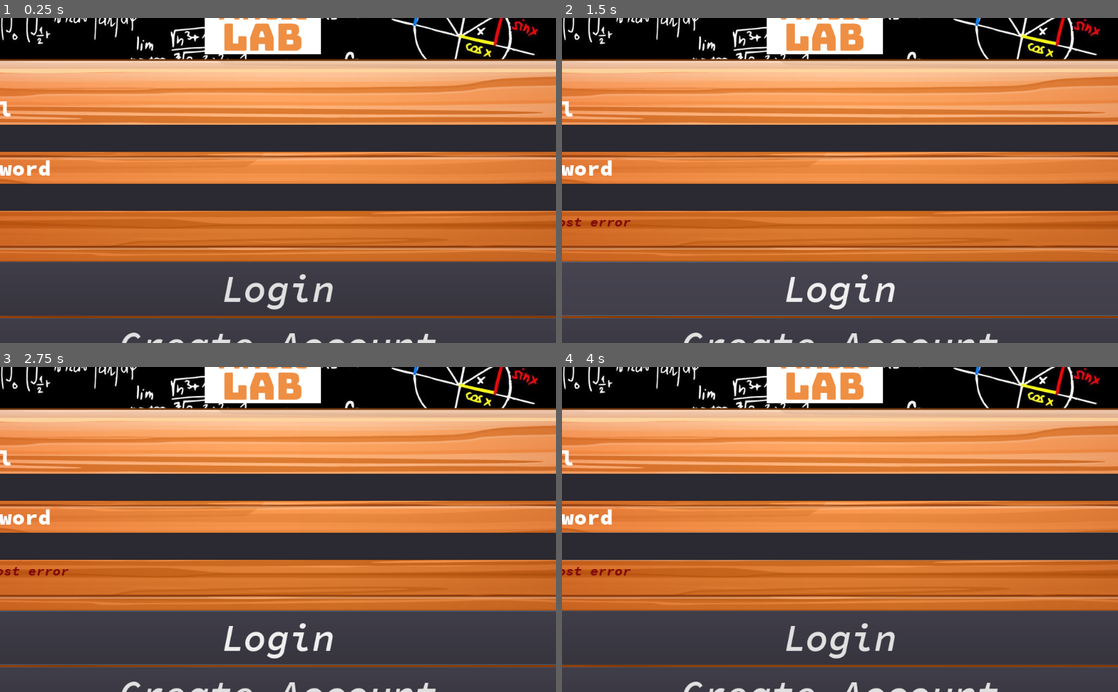
Above: before the commit, frames 1-4 (two rows, left to right).
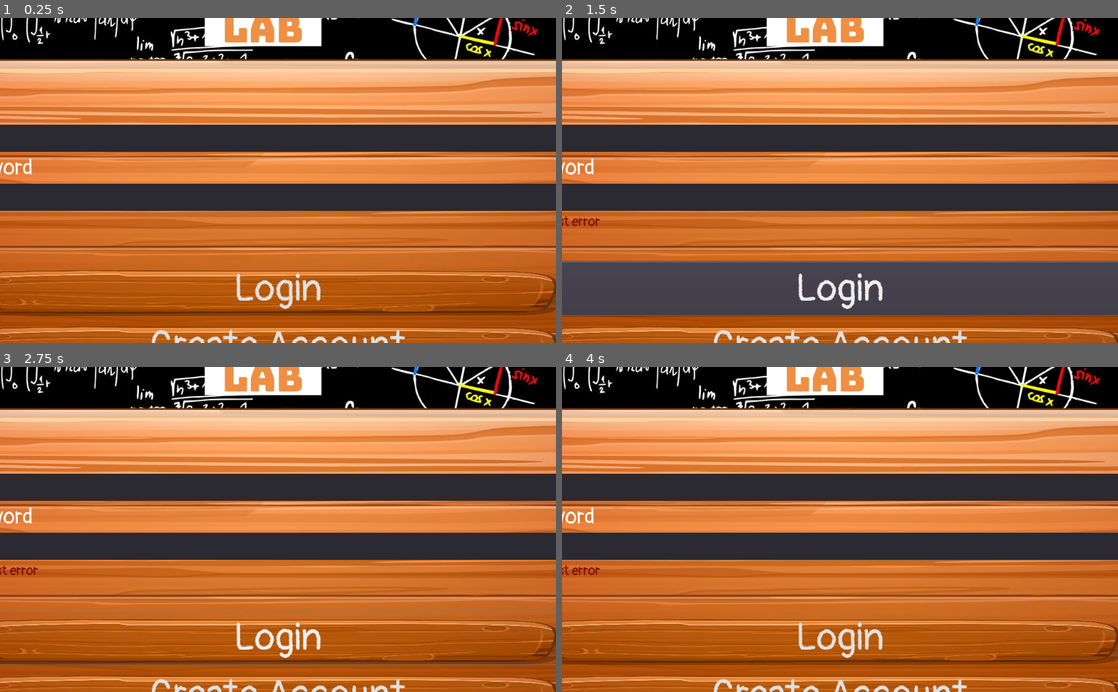
Above: after the commit, the same moments.

Repository: ChunFei96/Godot-PhysicLab
Game: Godot game, scene res://Scenes/Login/LoginRegister.tscn
The game is run twice, just before and just after one commit, with the same random seed, the same clock (stepped at 60 frames per second) and the same inputs. This scene is started directly instead of the project's main scene.
Inputs (mouse positions are in pixels of both pictures, inside the frame that each line leads up to):
- Up to frame 1 (0.25 s): no input
- Up to frame 2 (1.5 s): click (840, 138) at 0.52 s; type "12" at 0.6 s; click (840, 196) at 0.75 s; type "12" at 0.83 s; click "Login" at 1.25 s
- Up to frame 3 (2.75 s): tap Enter (ui_accept) at 2, 2.27 s; move the mouse to (400, 513) at 2.02 s; click (400, 513) at 2.17 s
- Up to frame 4 (4 s): tap Enter (ui_accept) at 2.75, 3.5 s; drag from (728, 545) to (812, 594) at 2.77 s; move the mouse to (895, 458) at 3.52 s

The runs differ from the first frame. In frame 1, 26% of the frame differs, in the area x 0-100%, y 0-100%; in frame 2, 10%; in frame 3, 27%; in frame 4, 27%.

Commit message:
refined login and account registering page

Diff:
--- a/MainLevels/Login/LoginScene.tscn
+++ b/MainLevels/Login/LoginScene.tscn
@@ -1,8 +1,8 @@
-[gd_scene load_steps=14 format=2]
+[gd_scene load_steps=18 format=2]
 
-[ext_resource path="res://Assets/Font/fonts/source-code-pro/source-code-pro-2.010R-ro-1.030R-it/TTF/SourceCodePro-SemiboldIt.ttf" type="DynamicFontData" id=1]
+[ext_resource path="res://Assets/UI/wooden reg btn.png" type="Texture" id=1]
 [ext_resource path="res://Assets/Font/fonts/source-code-pro/source-code-pro-2.010R-ro-1.030R-it/TTF/SourceCodePro-Black.ttf" type="DynamicFontData" id=2]
-[ext_resource path="res://Assets/Font/fonts/source-code-pro/source-code-pro-2.010R-ro-1.030R-it/TTF/SourceCodePro-BoldIt.ttf" type="DynamicFontData" id=3]
+[ext_resource path="res://Assets/Font/fonts/Pangolin/Pangolin-Regular.ttf" type="DynamicFontData" id=3]
 [ext_resource path="res://MainLevels/Login/LoginScene.gd" type="Script" id=4]
 [ext_resource path="res://Assets/UI/MainPage.jpg" type="Texture" id=5]
 [ext_resource path="res://Assets/UI/UI Logo.png" type="Texture" id=6]
@@ -15,23 +15,37 @@
 [sub_resource type="DynamicFont" id=2]
 size = 40
 outline_color = Color( 0.0901961, 0.0784314, 0.0784314, 1 )
-font_data = ExtResource( 2 )
-
-[sub_resource type="DynamicFont" id=3]
-size = 40
-font_data = ExtResource( 2 )
+font_data = ExtResource( 3 )
 
 [sub_resource type="DynamicFont" id=4]
+font_data = ExtResource( 3 )
+
+[sub_resource type="DynamicFont" id=5]
+size = 40
+font_data = ExtResource( 3 )
+
+[sub_resource type="DynamicFont" id=6]
+font_data = ExtResource( 3 )
+
+[sub_resource type="DynamicFont" id=7]
 size = 25
 font_data = ExtResource( 3 )
 
-[sub_resource type="DynamicFont" id=5]
+[sub_resource type="StyleBoxTexture" id=10]
+texture = ExtResource( 1 )
+region_rect = Rect2( 0, 0, 1217, 432 )
+
+[sub_resource type="DynamicFont" id=8]
 size = 70
-font_data = ExtResource( 1 )
+font_data = ExtResource( 3 )
 
-[sub_resource type="DynamicFont" id=6]
+[sub_resource type="StyleBoxTexture" id=11]
+texture = ExtResource( 1 )
+region_rect = Rect2( 0, 0, 1217, 432 )
+
+[sub_resource type="DynamicFont" id=9]
 size = 70
-font_data = ExtResource( 1 )
+font_data = ExtResource( 3 )
 
 [node name="LoginScene" type="Control"]
 anchor_left = 0.5
@@ -64,7 +78,7 @@
 }
 
 [node name="UI Logo" type="Sprite" parent="Background"]
-position = Vector2( 932.011, 198.898 )
+position = Vector2( 932.895, 183.875 )
 scale = Vector2( 0.247087, 0.247087 )
 texture = ExtResource( 6 )
 
@@ -110,12 +124,13 @@
 margin_right = 1220.0
 margin_bottom = 159.0
 rect_min_size = Vector2( 0, 50 )
+custom_fonts/font = SubResource( 4 )
 
 [node name="PasswordTitle" type="Label" parent="Background/VBoxContainer"]
 margin_top = 163.0
 margin_right = 1220.0
 margin_bottom = 214.0
-custom_fonts/font = SubResource( 3 )
+custom_fonts/font = SubResource( 5 )
 text = "Password"
 
 [node name="Password" type="LineEdit" parent="Background/VBoxContainer"]
@@ -123,6 +138,7 @@
 margin_right = 1220.0
 margin_bottom = 268.0
 rect_min_size = Vector2( 0, 50 )
+custom_fonts/font = SubResource( 6 )
 secret = true
 
 [node name="ErrorNotification" type="Label" parent="Background/VBoxContainer"]
@@ -144,7 +160,8 @@
 margin_right = 1220.0
 margin_bottom = 462.0
 rect_min_size = Vector2( 500, 100 )
-custom_fonts/font = SubResource( 5 )
+custom_styles/normal = SubResource( 10 )
+custom_fonts/font = SubResource( 8 )
 text = "Login"
 
 [node name="CreateAccount" type="Button" parent="Background/VBoxContainer"]
@@ -152,7 +169,8 @@
 margin_right = 1220.0
 margin_bottom = 566.0
 rect_min_size = Vector2( 500, 100 )
-custom_fonts/font = SubResource( 6 )
+custom_styles/normal = SubResource( 11 )
+custom_fonts/font = SubResource( 9 )
 text = "Create Account"
 
 [node name="TextureButton" type="TextureButton" parent="Background/VBoxContainer"]
--- a/Scenes/Login/CreateAccount.tscn
+++ b/Scenes/Login/CreateAccount.tscn
@@ -1,23 +1,38 @@
-[gd_scene load_steps=8 format=2]
+[gd_scene load_steps=13 format=2]
 
-[ext_resource path="res://Assets/Font/fonts/source-code-pro/source-code-pro-2.010R-ro-1.030R-it/TTF/SourceCodePro-SemiboldIt.ttf" type="DynamicFontData" id=2]
-[ext_resource path="res://Assets/Font/fonts/source-code-pro/source-code-pro-2.010R-ro-1.030R-it/TTF/SourceCodePro-Black.ttf" type="DynamicFontData" id=3]
+[ext_resource path="res://Assets/UI/wooden back 2.png" type="Texture" id=1]
+[ext_resource path="res://Assets/Font/fonts/Pangolin/Pangolin-Regular.ttf" type="DynamicFontData" id=2]
+[ext_resource path="res://Assets/UI/wood btn 3.png" type="Texture" id=3]
 [ext_resource path="res://Scenes/Login/CreateAccount.gd" type="Script" id=4]
 
 [sub_resource type="DynamicFont" id=1]
 size = 70
-font_data = ExtResource( 3 )
+font_data = ExtResource( 2 )
 
 [sub_resource type="DynamicFont" id=2]
 size = 25
-font_data = ExtResource( 3 )
+font_data = ExtResource( 2 )
+
+[sub_resource type="StyleBoxTexture" id=6]
+texture = ExtResource( 3 )
+region_rect = Rect2( 0, 0, 565, 206 )
 
 [sub_resource type="DynamicFont" id=3]
-size = 40
+size = 30
 font_data = ExtResource( 2 )
 
+[sub_resource type="StyleBoxTexture" id=7]
+texture = ExtResource( 3 )
+region_rect = Rect2( 0, 0, 565, 206 )
+
 [sub_resource type="DynamicFont" id=4]
-size = 40
+size = 30
+font_data = ExtResource( 2 )
+
+[sub_resource type="DynamicFont" id=5]
+font_data = ExtResource( 2 )
+
+[sub_resource type="DynamicFont" id=8]
 font_data = ExtResource( 2 )
 
 [node name="CreateAccount" type="Control"]
@@ -34,6 +49,10 @@
 "_edit_use_anchors_": false
 }
 dropdown_path = NodePath("Background/dropdown")
+
+[node name="wooden back 2" type="Sprite" parent="."]
+position = Vector2( 1018.94, 511.534 )
+texture = ExtResource( 1 )
 
 [node name="Background" type="NinePatchRect" parent="."]
 anchor_left = 0.5
@@ -68,6 +87,9 @@
 margin_bottom = 455.136
 custom_fonts/font = SubResource( 2 )
 text = "Student Name"
+__meta__ = {
+"_edit_use_anchors_": false
+}
 
 [node name="Name" type="LineEdit" parent="Background"]
 visible = false
@@ -82,6 +104,7 @@
 margin_top = 608.368
 margin_right = 1277.29
 margin_bottom = 677.368
+custom_styles/normal = SubResource( 6 )
 custom_fonts/font = SubResource( 3 )
 text = "Register"
 __meta__ = {
@@ -94,6 +117,7 @@
 margin_right = 990.553
 margin_bottom = 674.734
 rect_min_size = Vector2( 0, 57 )
+custom_styles/normal = SubResource( 7 )
 custom_fonts/font = SubResource( 4 )
 text = "Cancel"
 __meta__ = {
@@ -109,6 +133,7 @@
 margin_top = 43.6938
 margin_right = 709.969
 margin_bottom = 76.6938
+custom_fonts/font = SubResource( 5 )
 __meta__ = {
 "_edit_use_anchors_": false
 }
@@ -120,6 +145,7 @@
 margin_top = 368.274
 margin_right = 1280.95
 margin_bottom = 416.274
+custom_fonts/font = SubResource( 8 )
 __meta__ = {
 "_edit_use_anchors_": false
 }
Binary file added: Assets/UI/redwood.png
Not shown, added: Assets/UI/redwood.png.import
Binary file added: Assets/UI/wood btn 2.png
Not shown, added: Assets/UI/wood btn 2.png.import
Binary file added: Assets/UI/wood btn 3.png
Not shown, added: Assets/UI/wood btn 3.png.import
Binary file added: Assets/UI/wooden back 2.png
Not shown, added: Assets/UI/wooden back 2.png.import
Not shown: 1 places in MainLevels/Login/LoginScene.tscn that only renumber resources
